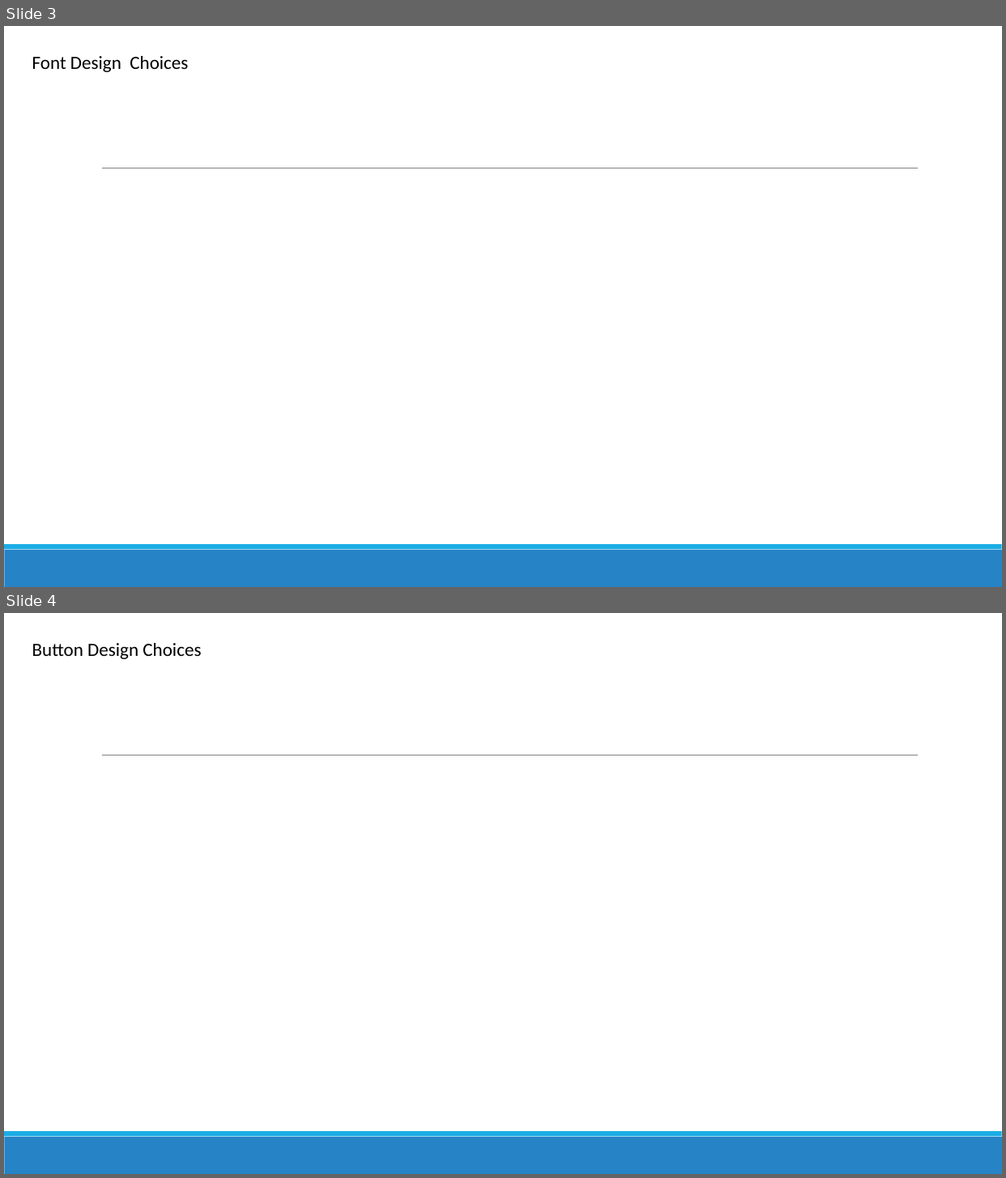
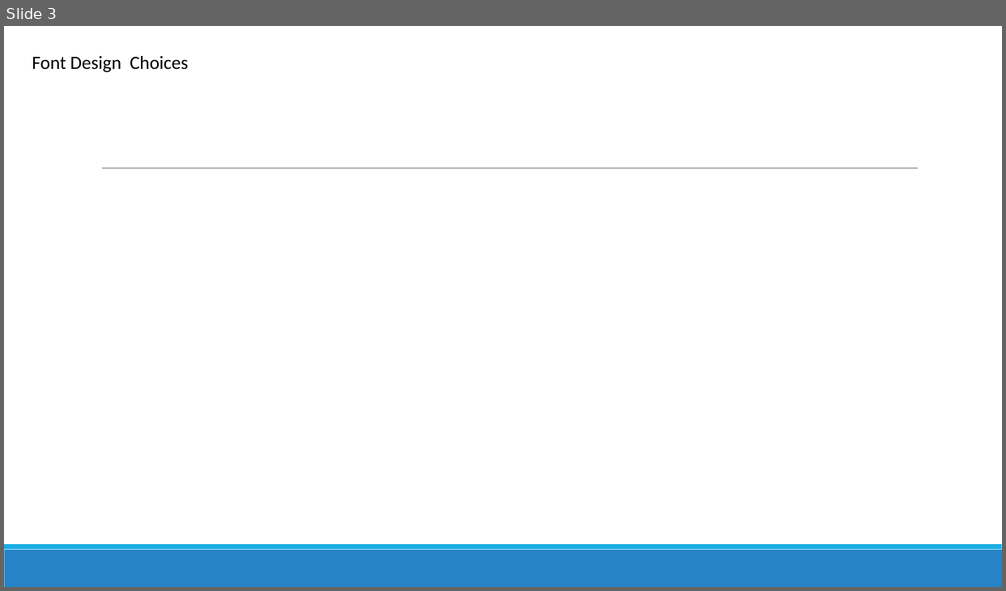
Before and after one commit to khalilAlsulaimani/UI-Design-Project, a slide deck: Creating Account/Redesign Powerpoint.pptx. Shown one above the other, each under a label of ours: slides 3 and 4 before the commit, slide 3 after it. The pictures are 1006x1178 and 1006x591 pixels, drawn with LibreOffice and Linux fonts; fonts in the diff are those of the drawing. Boxes give left, top, right and bottom in pixels: in the first picture for what was removed or moved away, otherwise in the second. Text is boxed around its words. In the diff, an @@ line names an element or a change of style, - is before the commit and + after.

Commit message:
finished my duo work
finished the redesigned interfaces of the application under the specific file and added the button redesign choices to the power point file

```diff
--- a/Creating Account/Redesign Powerpoint.pptx
+++ b/Creating Account/Redesign Powerpoint.pptx
@@ slide 4 removed at [4, 613, 1002, 1174], background #FFFFFF; not listed: 3 template elements that a slide beside it also shows @@
@@ text removed at [32, 643, 201, 659] @@
-Button Design Choices
```
Also in this commit, not shown: 1 slide added, 1 other file.
